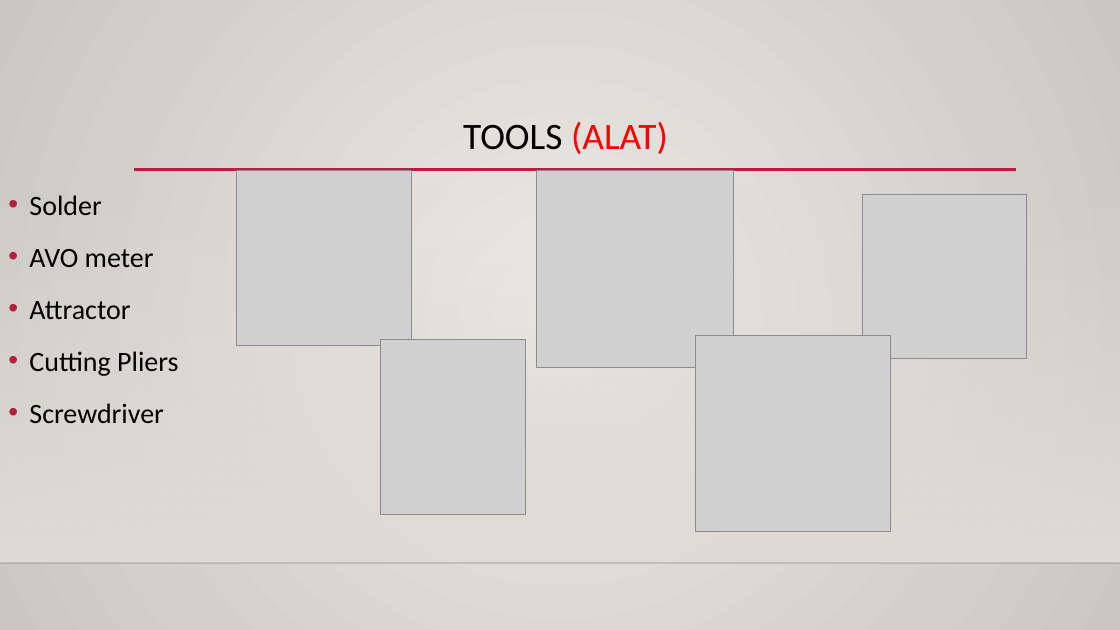
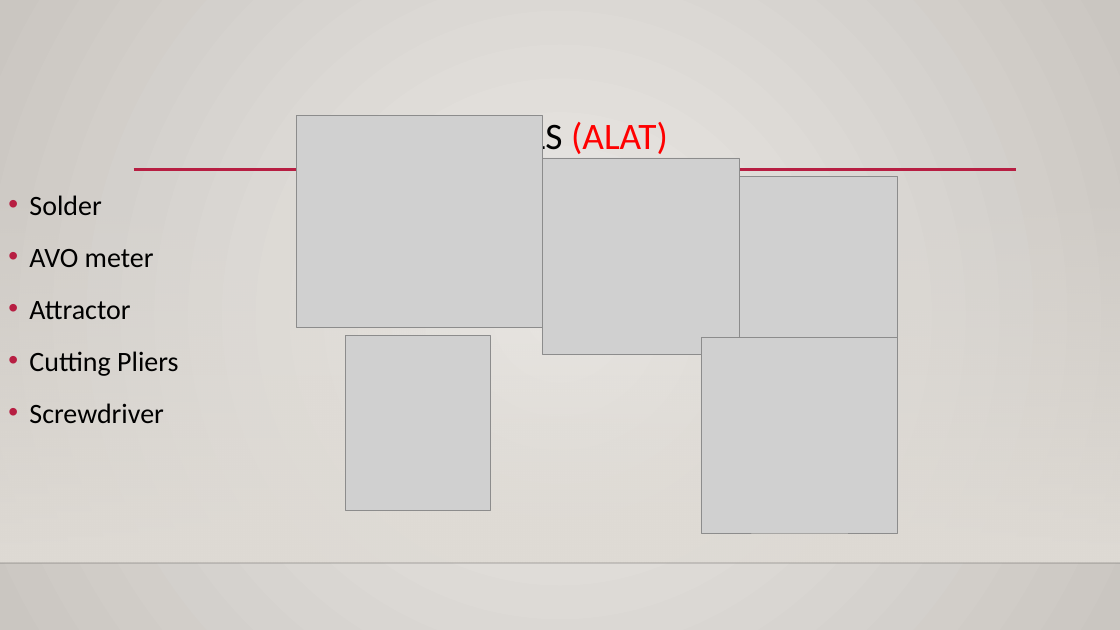
Before and after one commit to rizkywidianto12/Elektronika, a slide deck: slide 5 of Doc/Presentasi.pptx. Drawn at 1120x630 pixels with LibreOffice and Linux fonts; fonts in the diff are those of the drawing; grey boxes stand for pictures; background and template pictures are left out. Boxes give left, top, right and bottom in pixels: in the first picture for what was removed or moved away, otherwise in the second. Text is boxed around its words. In the diff, an @@ line names an element or a change of style, - is before the commit and + after.

```diff
--- a/Doc/Presentasi.pptx
+++ b/Doc/Presentasi.pptx
@@ picture added at box(296, 116, 542, 328) @@
@@ picture removed at box(237, 171, 412, 345) @@
@@ picture: place and size @@
-picture at box(537, 171, 734, 367)
+picture at box(543, 158, 739, 355)
@@ picture: place and size @@
-picture at box(862, 194, 1027, 359)
+picture at box(734, 176, 898, 341)
@@ picture: place and size @@
-picture at box(381, 339, 525, 514)
+picture at box(345, 335, 490, 510)
@@ picture: place and size @@
-picture at box(696, 335, 891, 531)
+picture at box(702, 338, 898, 534)
```
Also in this commit, not shown: 3 other slides changed, 6 slides added, 1 slide removed, 1 other file.
